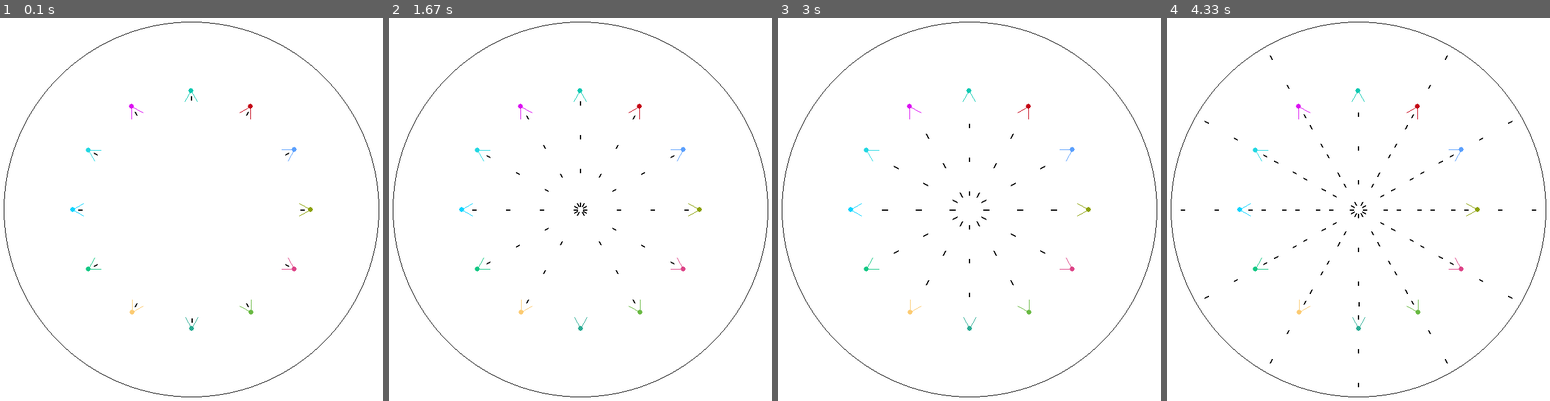
Above: before the commit, frames 1-4 (left to right).
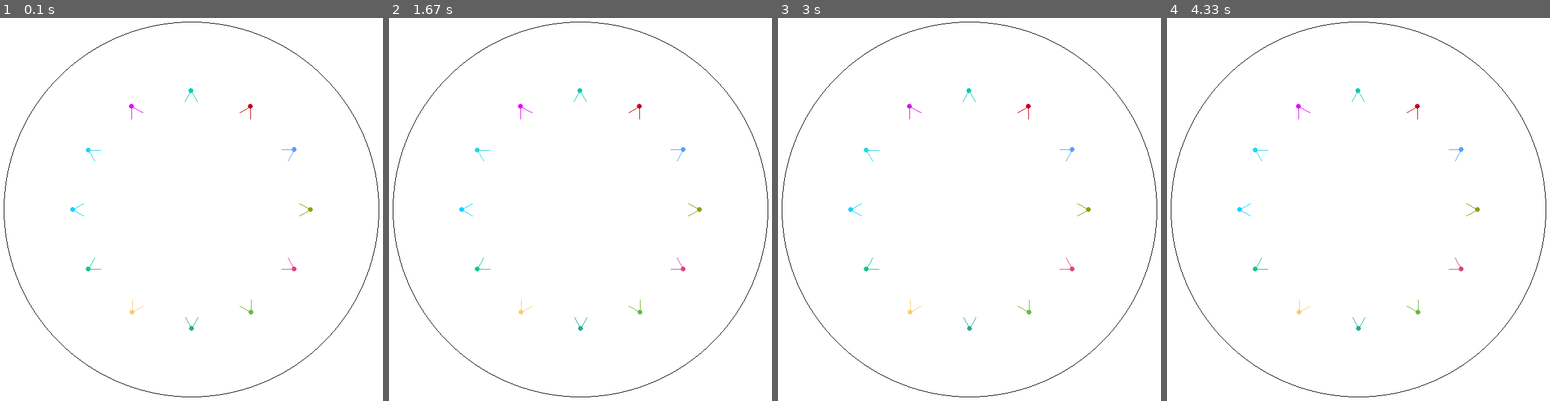
Above: after the commit, the same moments.

Repository: alech97/Genetic-Fighters
Game: pygame game, started from package/game.py
The game is run twice, just before and just after one commit, with the same random seed, the same clock (stepped at 60 frames per second) and the same inputs.
Inputs:
- Up to frame 1 (0.1 s): no input
- Up to frame 2 (1.67 s): no input
- Up to frame 3 (3 s): no input
- Up to frame 4 (4.33 s): no input

The runs differ from the first frame. In frame 1, less than 0.1% of the frame differs, in the area x 20-80%, y 20-80%; in frame 2, 0.1%; in frame 3, 0.2%; in frame 4, 0.3%, in the area x 3-97%, y 9-97%.

Commit message:
v0.1.6 Fixed collisions and added watcher

Diff:
--- a/package/bullet.py
+++ b/package/bullet.py
@@ -8,6 +8,7 @@
 bvals = {
     'bullet_length': 6,
     'bullet_width': 2,
+    'damage': 30
     }
 
 class Bullet():
@@ -38,7 +39,9 @@
             self.p1[1] + bvals['bullet_length'] * math.sin(self.angle))
 
     def check_collision(self, other):
-        if type(other).__name__ == 'Player' and other != self.player:
+        if self == other:
+            return False
+        elif type(other).__name__ == 'Player' and other != self.player:
             return spmath.lineseg_intersects_circle(self.p1, self.p2, (other.x, other.y), other.radius)
         elif type(other).__name__ == 'Bullet':
             if spmath.linesegs_intersect(
@@ -52,3 +55,7 @@
             max(self.p1[0], self.p2[0]) + bvals['bullet_width'],
             min(self.p1[1], self.p2[1]) - bvals['bullet_width'],
             max(self.p1[1], self.p2[1]) + bvals['bullet_width'])
+
+    def damage(self, other):
+        if type(other).__name__ == 'Player':
+            other.health -= bvals['damage']
--- a/package/pygame_test.py
+++ b/package/game.py
@@ -70,15 +70,12 @@
     #Check Collisions
     collisions = grid.check_collisions()
     if collisions:
-        for obj in collisions:
-            if type(obj[0]).__name__ == 'Bullet':
-                if obj[0] in bullets:
-                    bullets.remove(obj[0])
-                grid.remove_object(obj[0])
-            if type(obj[1]).__name__ == 'Bullet':
-                if obj[1] in bullets:
-                    bullets.remove(obj[1])
-                grid.remove_object(obj[1])
+        for objcombo in collisions:
+            for obj in objcombo:
+                if type(obj).__name__ == 'Bullet' and obj in bullets:
+                    bullets.remove(obj)
+                    grid.remove_object(obj)
+    grid.grid = []
 
     #Draw Arena
     pygame.draw.circle(
@@ -88,11 +85,16 @@
 
     #Draw Players
     for player in players:
-        return_value = player.make_turn('fire', vals['fps'] * vals['reload_turns'])
+        return_value = player.make_turn('fire')
         if type(return_value).__name__ == 'Bullet':
             pygame.draw.circle(screen, player.color, player.get_point(), vals['player_radius'], 0)
             pygame.draw.lines(screen, player.color, False, player.get_sightline_array(vals['sightline_angle']), 1)
             bullets.append(return_value)
+            grid.add_object(return_value)
+        if type(return_value).__name__ == 'Laser_shot':
+            pygame.draw.circle(screen, player.color, player.get_point(), vals['player_radius'], 0)
+            pygame.draw.lines(screen, player.color, False, player.get_sightline_array(vals['sightline_angle']), 1)
+            lasers.append(return_value)
             grid.add_object(return_value)
         elif type(return_value) is tuple:
             pygame.draw.circle(screen, player.color, return_value, vals['player_radius'], 0)
@@ -101,13 +103,27 @@
             pygame.draw.circle(screen, player.color, player.get_point(), vals['player_radius'], 0)
             pygame.draw.lines(screen, player.color, False, player.get_sightline_array(vals['sightline_angle']), 1)
 
+        if player.weapon:
+            pygame.draw.line(screen, player.weapon.color(), player.weapon.p1, player.weapon.p2, player.weapon.width())
+        grid.add_object(player)
+
     #Draw Bullets
     for bullet in bullets:
         bullet.move()
         if not spmath.quick_in_range(center, bullet.get_p2(), vals['boundary']):
             bullets.remove(bullet)
+            grid.remove_object(bullet)
         else:
             pygame.draw.line(screen, 0, bullet.get_p1(), bullet.get_p2(), bvals['bullet_width'])
+            grid.add_object(bullet)
+
+    #Draw Lasers
+    for laser in lasers:
+        if laser.decay():
+            pygame.draw.line(screen, laser.color(), laser.get_p1(), laser.get_p2(), laser.width())
+        else:
+            lasers.remove(laser)
+            grid.remove_object(laser)
 
     #Update display
     ms_elapsed = clock.tick(vals['fps'])
--- /dev/null
+++ b/package/game_test.py
@@ -0,0 +1,138 @@
+'''
+Created on Aug 29, 2017
+Tests the game window and graphics
+@author: Alec Helyar
+'''
+import sys, pygame, math
+import package.special_math as spmath
+from pygame import display, time
+from package.grid import Grid
+from package.bullet import bvals
+from package.player import Player
+from package.weapon import Weapon
+
+#Initialize python values
+pygame.init()
+
+#Options
+vals = {
+    'boundary':300,
+    'margin':10,
+    'info_panel_width':200,
+    'player_radius':4,
+    'num_players':12,
+    'player_start_radius': 190,
+    'sightline_angle': 30 * (math.pi / 180),
+    'reload_turns': .5,
+    'fps':120,
+    'cell_size':20
+    }
+
+#Screen
+screen = display.set_mode((
+    vals['boundary'] * 2 + 2 * vals['margin'] + vals['info_panel_width'],
+    2 * vals['boundary'] + 2 * vals['margin']))
+
+#Common variables
+center = (vals['boundary'] + vals['margin'],
+          vals['boundary'] + vals['margin'])
+
+
+#Initializations
+clock = time.Clock()
+players = []
+bullets = []
+lasers = []
+ms_elapsed = 0
+grid = Grid(20)
+
+#TEST VARIABLES
+p1 = Player(150, 310, 0, (234,56,63), vals['player_radius'])
+players.append(p1)
+grid.add_object(p1)
+p1.weapon = Weapon(p1.x, p1.y, p1.angle)
+p2 = Player(480, 310, math.pi, (234,56,63), vals['player_radius'])
+players.append(p2)
+grid.add_object(p2)
+p2.weapon = Weapon(p2.x, p2.y, p2.angle, 'gun')
+
+
+#Start simulation
+while 1:
+    #Check for closure
+    for event in pygame.event.get():
+        if event.type == pygame.QUIT or event.type == pygame.MOUSEBUTTONDOWN:
+            sys.exit()
+
+    #TESTING
+    print([player.health for player in players])
+
+    #Clear Screen
+    screen.fill((255, 255, 255))
+
+    #Check Collisions
+    collisions = grid.check_collisions()
+    if collisions:
+        for objcombo in collisions:
+            objcombo[0].damage(objcombo[1])
+            for obj in objcombo:
+                if type(obj).__name__ == 'Bullet' and obj in bullets:
+                    bullets.remove(obj)
+                    grid.remove_object(obj)
+    grid.grid = []
+
+    #Draw Arena
+    pygame.draw.circle(
+        screen, 0,
+        center,
+        vals['boundary'], 1)
+
+    #Draw Players
+    for player in players:
+        return_value = player.make_turn('fire')
+        if type(return_value).__name__ == 'Bullet':
+            pygame.draw.circle(screen, player.color, player.get_point(), vals['player_radius'], 0)
+            pygame.draw.lines(screen, player.color, False, player.get_sightline_array(vals['sightline_angle']), 1)
+            bullets.append(return_value)
+            grid.add_object(return_value)
+        if type(return_value).__name__ == 'Laser_shot':
+            pygame.draw.circle(screen, player.color, player.get_point(), vals['player_radius'], 0)
+            pygame.draw.lines(screen, player.color, False, player.get_sightline_array(vals['sightline_angle']), 1)
+            lasers.append(return_value)
+            grid.add_object(return_value)
+        elif type(return_value) is tuple:
+            pygame.draw.circle(screen, player.color, return_value, vals['player_radius'], 0)
+            pygame.draw.lines(screen, player.color, False, player.get_sightline_array(vals['sightline_angle']), 1)
+        elif return_value == -1:
+            #Player is dead
+            players.remove(player)
+            continue
+        else:
+            pygame.draw.circle(screen, player.color, player.get_point(), vals['player_radius'], 0)
+            pygame.draw.lines(screen, player.color, False, player.get_sightline_array(vals['sightline_angle']), 1)
+
+        if player.weapon:
+            pygame.draw.line(screen, player.weapon.color(), player.weapon.p1, player.weapon.p2, player.weapon.width())
+        grid.add_object(player)
+
+    #Draw Bullets
+    for bullet in bullets:
+        bullet.move()
+        if not spmath.quick_in_range(center, bullet.get_p2(), vals['boundary']):
+            bullets.remove(bullet)
+            grid.remove_object(bullet)
+        else:
+            pygame.draw.line(screen, 0, bullet.get_p1(), bullet.get_p2(), bvals['bullet_width'])
+            grid.add_object(bullet)
+
+    #Draw Lasers
+    for laser in lasers:
+        if laser.decay():
+            pygame.draw.line(screen, laser.color(), laser.get_p1(), laser.get_p2(), laser.width())
+        else:
+            lasers.remove(laser)
+            grid.remove_object(laser)
+
+    #Update display
+    ms_elapsed = clock.tick(vals['fps'])
+    display.flip()
--- /dev/null
+++ b/package/genetic_watcher.py
@@ -0,0 +1,78 @@
+'''
+Created on Sep 9, 2017
+This class handles the genetic code of the game.
+It is essentially god of the simulation.
+@author: Alec Helyar
+'''
+import random
+
+class Mastermind():
+
+    def __init__(self, num_players=12):
+        '''
+        Constructor
+        '''
+        self.num_players = num_players
+        self.num_set_of_parents = int(num_players / 8)
+        self.num_chromosomes = 48
+
+        #List of (player_index, player_color, player, genes)
+        self.population = []
+
+    #TODO: Initialize Population
+
+    def create_player(self, genes=None):
+        pass
+
+    #TODO: Method to sort population by fitness
+
+    #TODO: New Generation- Determine parents and nonsurvivors and generate and introduce offspring
+    def new_generation(self):
+        #Roulette wheel parent selection---------------------------------------
+        fitness_sum = 0
+        for genum in self.population:
+            fitness_sum += genum[2].fitness
+
+        #Choose parents
+        chosen_parents = []
+        parents = []
+        while len(parents) < self.num_set_of_parents:
+            parent_one = self.roulette_parent_selection(fitness_sum)
+            parent_two = self.roulette_parent_selection(fitness_sum)
+            if parent_one != parent_two and \
+            parent_one not in chosen_parents and \
+            parent_two not in chosen_parents:
+                chosen_parents.append(parent_one)
+                chosen_parents.append(parent_two)
+                parents.append((parent_one, parent_two))
+
+        #TODO: Generate offpsring--------------------------
+        #Biased one-point crossover
+        offspring = []
+        for p in parents:
+            offspring += self.crossover_genes(p)
+
+        #TODO: Random-resetting mutation
+        #--------------------------------------------------
+
+        #TODO: Remove nonsurvivors and add offspring
+
+        #End with new generation
+
+    def crossover_genes(self, parents):
+        point = int(round(
+            (parents[0][2].fitness * self.num_chromosomes) / (
+                parents[0][2].fitness + parents[1][2].fitness)))
+        c1_genes = parents[0][3][0:point] + parents[1][3][point:]
+        c2_genes = parents[1][3][0:point] + parents[0][3][point:]
+        return [self.create_player(c1_genes), self.create_player(c2_genes)]
+
+    def roulette_parent_selection(self, ssum):
+        chosen_p = random.randint(0, ssum)
+        p = 0
+        for g in self.population:
+            p += g[2].fitness
+            if p >= chosen_p:
+                return g
+
+    #TODO: Run game and find fitness values
--- /dev/null
+++ b/package/laser_shot.py
@@ -0,0 +1,68 @@
+'''
+Created on Sep 9, 2017
+Handles a laser shot class.
+@author: Alec Helyar
+'''
+import math
+import package.special_math as spmath
+lvals = {
+    'laser_length': 2000,
+    'laser_width': 1,
+    'health':10,
+    'decay_vel':2,
+    'decay_accel':-0.2,
+    'damage': 25
+    }
+
+class Laser_shot():
+    """Handles a bullet fired by a gun."""
+
+    def __init__(self, x, y, angle, player):
+        self.p1 = (x, y)
+        self.angle = 0
+        self.turn(angle)
+        self.player = player
+        self.health = lvals['health']
+        self.decay_vel = lvals['decay_vel']
+
+    def decay(self):
+        self.health += self.decay_vel
+        self.decay_vel += lvals['decay_accel']
+        return self.health >= 0
+
+    def color(self):
+        return (255, 0, 0)
+
+    def width(self):
+        return int(lvals['laser_width'] * self.health)
+
+    def get_p1(self):
+        return (int(self.p1[0]), int(self.p1[1]))
+
+    def get_p2(self):
+        return (int(self.p2[0]), int(self.p2[1]))
+
+    def turn(self, angle_am):
+        self.angle += angle_am
+        self.p2 = (
+            self.p1[0] + lvals['laser_length'] * math.cos(self.angle),
+            self.p1[1] + lvals['laser_length'] * math.sin(self.angle))
+
+    def damage(self, other):
+        if type(other).__name__ == "Player":
+            other.health -= lvals['damage']
+
+    def check_collision(self, other):
+        if self == other:
+            return False
+        elif type(other).__name__ == 'Player' and other != self.player:
+            return spmath.width_lineseg_intersects_circle(
+                self.width(), self.p1, self.p2, (other.x, other.y), other.radius)
+        return False
+
+    def get_bounding_points(self):
+        return (
+            min(self.p1[0], self.p2[0]) - lvals['laser_width'],
+            max(self.p1[0], self.p2[0]) + lvals['laser_width'],
+            min(self.p1[1], self.p2[1]) - lvals['laser_width'],
+            max(self.p1[1], self.p2[1]) + lvals['laser_width'])
--- a/package/neural_network.py
+++ b/package/neural_network.py
@@ -3,13 +3,13 @@
 This script handles the neural_network object
 @author: Alec
 '''
+from math import exp
 
 class Neural_Network(object):
     '''
     Neural Network class which represents a neural logic network
     of varying size
     '''
-
 
     def __init__(self, num_input_nodes, weight_values, num_hidden_scalar,
                  num_hidden_layers, num_output_nodes):
@@ -50,7 +50,7 @@
                 value = 0
                 for x in range(self.num_hidden_nodes_per_layer):
                     value += self.hidden_nodes[x] * self.weight_values[i * self.num_hidden_nodes_per_layer + x + index_shift]
-                new_layer[i] = value
+                new_layer[i] = self.sigmoid(value)
 
             #Make layer new "last" layer
             self.hidden_nodes = new_layer
@@ -69,3 +69,6 @@
                 value += self.hidden_nodes[x] * self.weight_values[i * self.num_hidden_nodes_per_layer + x + index_shift]
             output[i] = value
         return output
+
+    def sigmoid(self, x):
+        return 1 / (1 + exp(-x))
--- a/package/player.py
+++ b/package/player.py
@@ -5,7 +5,6 @@
 '''
 import package.special_math as spmath
 import math
-from package.bullet import Bullet
 
 class Player():
     def __init__(self, x, y, angle, color, radius):
@@ -17,11 +16,14 @@
         self.weapon_reload = 0
         self.health = 100
         self.radius = radius
+        self.fitness = -1
 
     def get_point(self):
         return (int(self.x), int(self.y))
 
-    def make_turn(self, action, mag):
+    def make_turn(self, action, mag=0):
+        if self.health <= 0:
+            return -1
         #IF FIRE IS CHOSEN, RETURNS BULLET, ELSE POINTS
         self.weapon_reload -= 1
         if action:
@@ -50,18 +52,28 @@
         if self.weapon:
             self.weapon.turn(angle)
 
-    def fire(self, reload_ticks):
-        if self.weapon_reload <= 0:
-            self.weapon_reload = reload_ticks
-            return Bullet(self.x, self.y, self.angle, .9, self)
+    def fire(self, extra):
+        if self.weapon and self.weapon_reload <= 0:
+            self.weapon_reload = self.weapon.reload_ticks()
+            return self.weapon.get_projectile(self)
+
+    def damage(self, other):
+        if type(other).__name__ == 'Bullet' or type(other).__name__ == 'Laser_shot':
+            return other.damage(self)
 
     def check_collision(self, other):
-        if type(other).__name__ == 'Bullet' and other.player != self:
+        if self == other:
+            return False
+        elif type(other).__name__ == 'Laser_shot' and other.player != self:
+            return spmath.width_lineseg_intersects_circle(
+                other.width(), other.p1, other.p2, (self.x, self.y), self.radius)
+        elif type(other).__name__ == 'Bullet' and other.player != self:
             return spmath.lineseg_intersects_circle(
                 other.p1, other.p2, (self.x, self.y), self.radius)
         elif type(other).__name__ == 'Player':
             return spmath.dist_between_point(
                 (self.x, self.y), (other.x , other.y)) <= 2 * self.radius
+        return False
 
     def get_bounding_points(self):
         return (
--- a/package/player_test.py
+++ b/package/player_test.py
@@ -8,6 +8,7 @@
 from package.bullet import Bullet
 from math import pi
 from package.special_math import dist_between_point
+import package.weapon as weapon
 
 class Test(unittest.TestCase):
 
@@ -59,7 +60,6 @@
         self.assertFalse(self.p.check_collision(pn))
         self.assertFalse(self.p.check_collision(bn))
 
-
 if __name__ == "__main__":
     #import sys;sys.argv = ['', 'Test.testName']
     unittest.main()
--- a/package/special_math.py
+++ b/package/special_math.py
@@ -43,6 +43,11 @@
     p = vector_projection((p2[0] - p1[0], p2[1] - p1[1]), ac)
     return vector_mag((ac[0] - p[0], ac[1] - p[1])) <= radius
 
+def width_lineseg_intersects_circle(lwidth, p1, p2, center, radius):
+    ac = (center[0] - p1[0], center[1] - p1[1])
+    p = vector_projection((p2[0] - p1[0], p2[1] - p1[1]), ac)
+    return vector_mag((ac[0] - p[0], ac[1] - p[1])) <= (radius + lwidth)
+
 def linesegs_intersect(ap1, ap2, bp1, bp2):
     bottom = ((ap2[0] - ap1[0]) - (bp2[0] - bp1[0]), (ap2[1] - ap1[1]) - (bp2[1] - bp1[1]))
     #If not parallel (bottom == (0, 0))
--- a/package/weapon.py
+++ b/package/weapon.py
@@ -1,26 +1,31 @@
 '''
 Created on Sep 4, 2017
-Hanldes the weapon object for a gun or laser.
+Handles the weapon object for a gun or laser.
 @author: Alec Helyar
 '''
 import math
+from package.bullet import Bullet
+from package.laser_shot import Laser_shot
+import package.special_math as spmath
 
 weapon_vals = {
     'laser': {
-        'width':2,
-        'length':5,
-        'color':(255, 0, 0)
+        'width':5,
+        'length':20,
+        'color':(255, 0, 0),
+        'reload_turns':300
         },
    'gun': {
-        'width':1,
-        'length':3,
-        'color':(0, 0, 0)
+        'width':3,
+        'length':10,
+        'color':(0, 0, 0),
+        'reload_turns':60
         }
     }
 
 class Weapon():
 
-    def __init__(self, wtype='laser', x, y, angle):
+    def __init__(self, x, y, angle, wtype='laser'):
         self.p1 = (x, y)
         self.angle = 0
         self.wtype = wtype
@@ -30,9 +35,26 @@
         self.angle += angle
         self.angle = self.angle % (2 * math.pi)
         self.p2 = (
-            self.x + math.cos(angle) * weapon_vals[self.wtype]['length'],
-            self.y - math.sin(angle) * weapon_vals[self.wtype]['length'])
+            self.p1[0] + math.cos(angle) * weapon_vals[self.wtype]['length'],
+            self.p1[1] - math.sin(angle) * weapon_vals[self.wtype]['length'])
 
     def move(self, dx, dy):
         self.p1 = (self.p1[0] + dx, self.p1[1] - dy)
         self.p2 = (self.p2[0] + dx, self.p2[1] - dy)
+
+    def color(self):
+        return weapon_vals[self.wtype]['color']
+
+    def width(self):
+        return weapon_vals[self.wtype]['width']
+
+    def reload_ticks(self):
+        return weapon_vals[self.wtype]['reload_turns']
+
+    def get_projectile(self, player):
+        if self.wtype == 'gun':
+            point = spmath.point_from_angle_distance(self.p1, self.angle, weapon_vals[self.wtype]['length'])
+            return Bullet(point[0], point[1], self.angle, .9, player)
+        elif self.wtype == 'laser':
+            point = spmath.point_from_angle_distance(self.p1, self.angle, weapon_vals[self.wtype]['length'])
+            return Laser_shot(point[0], point[1], self.angle, player)
